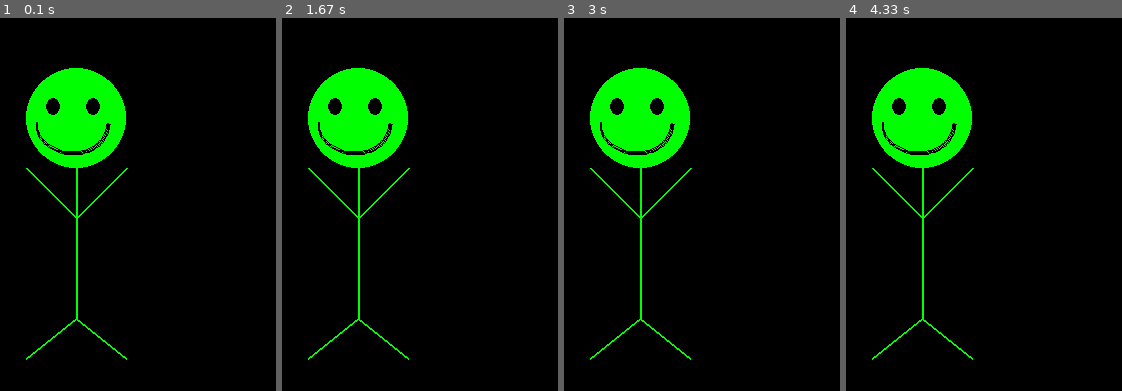
Above: before the commit, frames 1-4 (left to right).
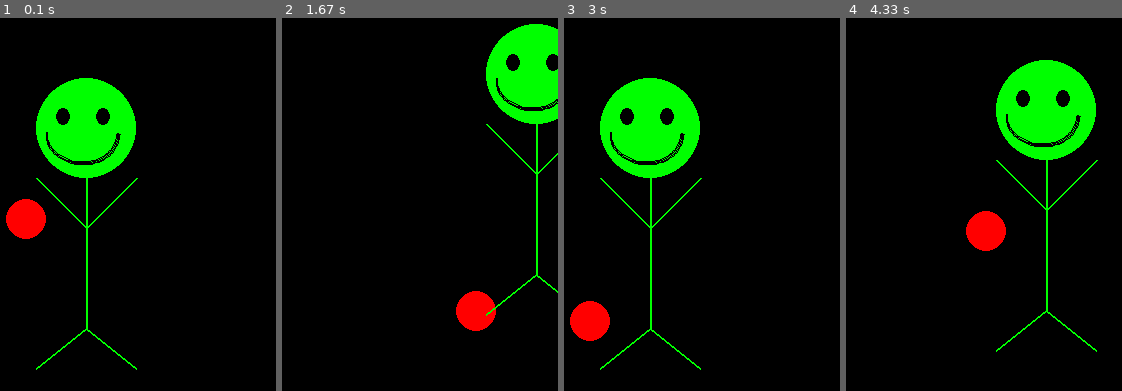
Above: after the commit, the same moments.

Repository: skylar02/HighSchoolCamp
Game: pygame game, started from pygame_practice.py
The game is run twice, just before and just after one commit, with the same random seed, the same clock (stepped at 60 frames per second) and the same inputs.
Inputs:
- Up to frame 1 (0.1 s): no input
- Up to frame 2 (1.67 s): hold Right 0.33-0.8 s; hold Up 0.83-1.13 s; hold Right 1.17-1.63 s
- Up to frame 3 (3 s): hold Left 1.67-2.2 s; hold Down 2.23-2.53 s; hold Left 2.57-2.97 s
- Up to frame 4 (4.33 s): hold Up 3-3.37 s; hold Right 3.4-4.03 s; hold Down from 4.07 s (still down)

The runs differ from the first frame. In frame 1, 6.4% of the frame differs, in the area x 2-50%, y 13-95%; in frame 2, 15%; in frame 3, 6.4%; in frame 4, 16%, in the area x 9-92%, y 11-92%.

Commit message:
added ball person

Diff:
--- a/pygame_practice.py
+++ b/pygame_practice.py
@@ -6,6 +6,14 @@
 
 import pygame
 
+
+BLACK = (0, 0, 0)
+WHITE = (255, 255, 255)
+BLUE = (0, 0, 255)
+GREEN = (0, 255, 0)
+RED = (255, 0, 0)
+
+PI = 3.141592653
 pygame.init()
 
 size = (400, 500)
@@ -17,34 +25,67 @@
 done = False
 clock = pygame.time.Clock()
 
+
+x_speed = 0
+y_speed = 0
+
+x_cord = 10
+y_cord = 10
+
+
+ball_pos = 0
+ball_change = 1
+
+
+def draw_stick_man(screen, x, y):
+    pygame.draw.ellipse(screen, RED, [120 + x, 150 + ball_pos + y, 40, 40])
+    pygame.draw.circle(screen, GREEN, [200 + x, 100 + y], 50)
+
+    pygame.draw.ellipse(screen, BLACK, [170 + x, 80 + y, 14, 17])
+    pygame.draw.ellipse(screen, BLACK, [210 + x, 80 + y, 14, 17])
+
+    pygame.draw.arc(screen, BLACK, [160 + x, 75 + y, 75, 62], PI, 0, 2)
+    pygame.draw.arc(screen, BLACK, [160 + x, 75 + y, 75, 62], PI, PI, 2)
+
+    pygame.draw.line(screen, GREEN, [200 + x, 150 + y], [200 + x, 300 + y], 2)
+    pygame.draw.line(screen, GREEN, [200 + x, 300 + y], [150 + x, 340 + y], 2)
+    pygame.draw.line(screen, GREEN, [200 + x, 300 + y], [250 + x, 340 + y], 2)
+    pygame.draw.line(screen, GREEN, [200 + x, 200 + y], [150 + x, 150 + y], 2)
+    pygame.draw.line(screen, GREEN, [200 + x, 200 + y], [250 + x, 150 + y], 2)
+
+
 # Loop as long as done == False
 while not done:
+    ball_pos += ball_change
+
+    if ball_pos > 150:
+        ball_change -= 1
+    elif ball_pos < 20:
+        ball_change += 1
+
+    keys = pygame.key.get_pressed()
+    if keys[pygame.K_LEFT]:
+        x_speed = -3
+    if keys[pygame.K_RIGHT]:
+        x_speed = 3
+    if keys[pygame.K_UP]:
+        y_speed = -3
+    if keys[pygame.K_DOWN]:
+        y_speed = 3
 
     for event in pygame.event.get():  # User did something
         if event.type == pygame.QUIT:  # If user clicked close
             done = True  # Flag that we are done so we exit this loop
 
-    BLACK = (0, 0, 0)
-    WHITE = (255, 255, 255)
-    BLUE = (0, 0, 255)
-    GREEN = (0, 255, 0)
-    RED = (255, 0, 0)
+    x_cord += x_speed
+    y_cord += y_speed
 
-    PI = 3.141592653
+    x_speed = 0
+    y_speed = 0
 
-    pygame.draw.circle(screen, GREEN, [200, 100], 50)
+    screen.fill(BLACK)
 
-    pygame.draw.ellipse(screen, BLACK, [170, 80, 14, 17])
-    pygame.draw.ellipse(screen, BLACK, [210, 80, 14, 17])
-
-    pygame.draw.arc(screen, BLACK, [160, 75, 75, 62], PI, 0, 2)
-    pygame.draw.arc(screen, BLACK, [160, 75, 75, 62], PI, PI, 2)
-
-    pygame.draw.line(screen, GREEN, [200, 150], [200, 300], 2)
-    pygame.draw.line(screen, GREEN, [200, 300], [150, 340], 2)
-    pygame.draw.line(screen, GREEN, [200, 300], [250, 340], 2)
-    pygame.draw.line(screen, GREEN, [200, 200], [150, 150], 2)
-    pygame.draw.line(screen, GREEN, [200, 200], [250, 150], 2)
+    draw_stick_man(screen, x_cord, y_cord)
 
     # Go ahead and update the screen with what we've drawn.
     # This MUST happen after all the other drawing commands.
